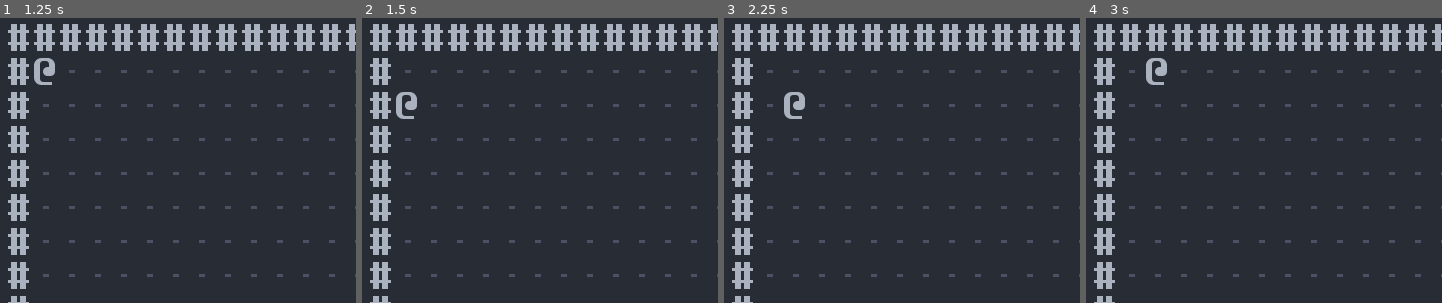
Above: before the commit, frames 1-4 (left to right).
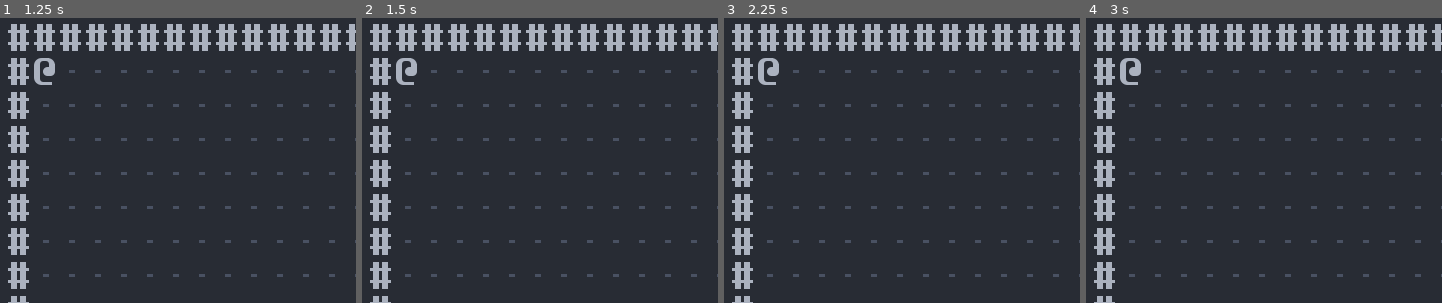
Above: after the commit, the same moments.

Repository: dave470003/froxis
Game: Godot game, scene res://scene/main/MainScene.tscn
The game is run twice, just before and just after one commit, with the same random seed, the same clock (stepped at 60 frames per second) and the same inputs.
Inputs:
- Up to frame 1 (1.25 s): tap Enter at 0.5 s; hold Right (move_right) from 0.53 s (still down); tap Space (init_world) at 0.6 s
- Up to frame 2 (1.5 s): tap Space (init_world) at 1.25, 1.35 s; release Right (move_right) at 1.28 s; hold Down (move_down) from 1.28 s (still down)
- Up to frame 3 (2.25 s): tap Enter at 2 s; release Down (move_down) at 2.03 s; hold Right (move_right) from 2.03 s (still down); tap Space (init_world) at 2.1 s
- Up to frame 4 (3 s): tap Space (init_world) at 2.75, 2.85 s; release Right (move_right) at 2.78 s; hold Up (move_up) from 2.78 s (still down)
The pictures show only the part of the screen within x 0-50%, y 0-50%; the shares and areas given below are measured in that part.

Frame 1 is identical in both runs. In frame 2, 0.7% of the frame differs, in the area x 9-16%, y 14-36%; in frame 3, 0.7%; in frame 4, 0.7%.
Error after the commit: Invalid access to property or key 'turn_started' on a base object of type 'null instance'. (res://scene/main/PCMove.gd:11)

Commit message:
Step 5 of wiki; enemy scheduling

Diff:
--- a/library/GroupName.gd
+++ b/library/GroupName.gd
@@ -2,3 +2,4 @@
 
 const PC: String = "pc"
 const Building: String = "building"
+const Dwarf: String = "dwarf"
--- /dev/null
+++ b/scene/main/EnemyAI.gd
@@ -0,0 +1,18 @@
+extends Node2D
+
+var _new_GroupName := preload("res://library/GroupName.gd").new()
+
+# Called when the node enters the scene tree for the first time.
+func _ready():
+    get_node("../Schedule").turn_started.connect(_on_Schedule_turn_started)
+
+
+# Called every frame. 'delta' is the elapsed time since the previous frame.
+func _process(delta):
+    pass
+
+func _on_Schedule_turn_started(current_sprite: Sprite2D) -> void:
+    if not current_sprite.is_in_group(_new_GroupName.DWARF):
+        return
+
+    get_node("../Schedule").end_turn()
--- a/scene/main/PCMove.gd
+++ b/scene/main/PCMove.gd
@@ -8,33 +8,41 @@
 
 # Called when the node enters the scene tree for the first time.
 func _ready():
-	get_node("../InitWorld").sprite_created.connect(_on_InitWorld_sprite_created)
-	set_process_unhandled_input(false)
+    get_node("../Schedule").turn_started.connect(_on_Schedule_turn_started)
+    get_node("../InitWorld").sprite_created.connect(_on_InitWorld_sprite_created)
+    set_process_unhandled_input(false)
 
 
 # Called every frame. 'delta' is the elapsed time since the previous frame.
 func _process(delta):
-	pass
+    pass
 
 func _on_InitWorld_sprite_created(sprite: Sprite2D):
-	if sprite.is_in_group(_new_GroupName.PC):
-		_pc = sprite
-		set_process_unhandled_input(true)
+    if sprite.is_in_group(_new_GroupName.PC):
+        _pc = sprite
+        set_process_unhandled_input(true)
 
 func _unhandled_input(event: InputEvent) -> void:
-	print("pc: {0}".format([_pc]))
-	var source: Array = _new_ConvertCoord.vector_to_array(_pc.position)
-	var x: int = source[0]
-	var y: int = source[1]
+    print("pc: {0}".format([_pc]))
+    var source: Array = _new_ConvertCoord.vector_to_array(_pc.position)
+    var x: int = source[0]
+    var y: int = source[1]
 
-	if event.is_action_pressed(_new_InputName.MOVE_LEFT):
-		x -= 1
-	elif event.is_action_pressed(_new_InputName.MOVE_RIGHT):
-		x += 1
-	elif event.is_action_pressed(_new_InputName.MOVE_UP):
-		y -= 1
-	elif event.is_action_pressed(_new_InputName.MOVE_DOWN):
-		y += 1
+    if event.is_action_pressed(_new_InputName.MOVE_LEFT):
+        x -= 1
+    elif event.is_action_pressed(_new_InputName.MOVE_RIGHT):
+        x += 1
+    elif event.is_action_pressed(_new_InputName.MOVE_UP):
+        y -= 1
+    elif event.is_action_pressed(_new_InputName.MOVE_DOWN):
+        y += 1
 
 
-	_pc.position = _new_ConvertCoord.index_to_vector(x, y)
+    _pc.position = _new_ConvertCoord.index_to_vector(x, y)
+    get_node("../Schedule").end_turn()
+
+func _on_Schedule_turn_started(current_sprite: Sprite2D) -> void:
+    if current_sprite.is_in_group(_new_GroupName.PC):
+        set_process_unhandled_input(true)
+    else:
+        print(current_sprite.name)
--- /dev/null
+++ b/scene/main/Schedule.gd
@@ -0,0 +1,38 @@
+extends Node2D
+
+signal turn_started(current_sprite)
+
+var _pointer: int = 0
+var _new_GroupName := preload("res://library/GroupName.gd").new()
+var _actors: Array = [null]
+
+# Called when the node enters the scene tree for the first time.
+func _ready():
+    get_node("../InitWorld").sprite_created.connect(_on_InitWorld_sprite_created)
+
+# Called every frame. 'delta' is the elapsed time since the previous frame.
+func _process(delta):
+    pass
+
+func _on_InitWorld_sprite_created(new_sprite: Sprite2D) -> void:
+    if new_sprite.is_in_group(_new_GroupName.PC):
+        _actors[0] = new_sprite
+    elif new_sprite.is_in_group(_new_GroupName.DWARF):
+        _actors.append(new_sprite)
+
+
+func end_turn() -> void:
+    print("{0}: End turn.".format([_get_current().name]))
+    _goto_next()
+    turn_started.emit(_get_current())
+
+
+func _get_current() -> Sprite2D:
+    return _actors[_pointer] as Sprite2D
+
+
+func _goto_next() -> void:
+    _pointer += 1
+
+    if _pointer > len(_actors) - 1:
+        _pointer = 0
